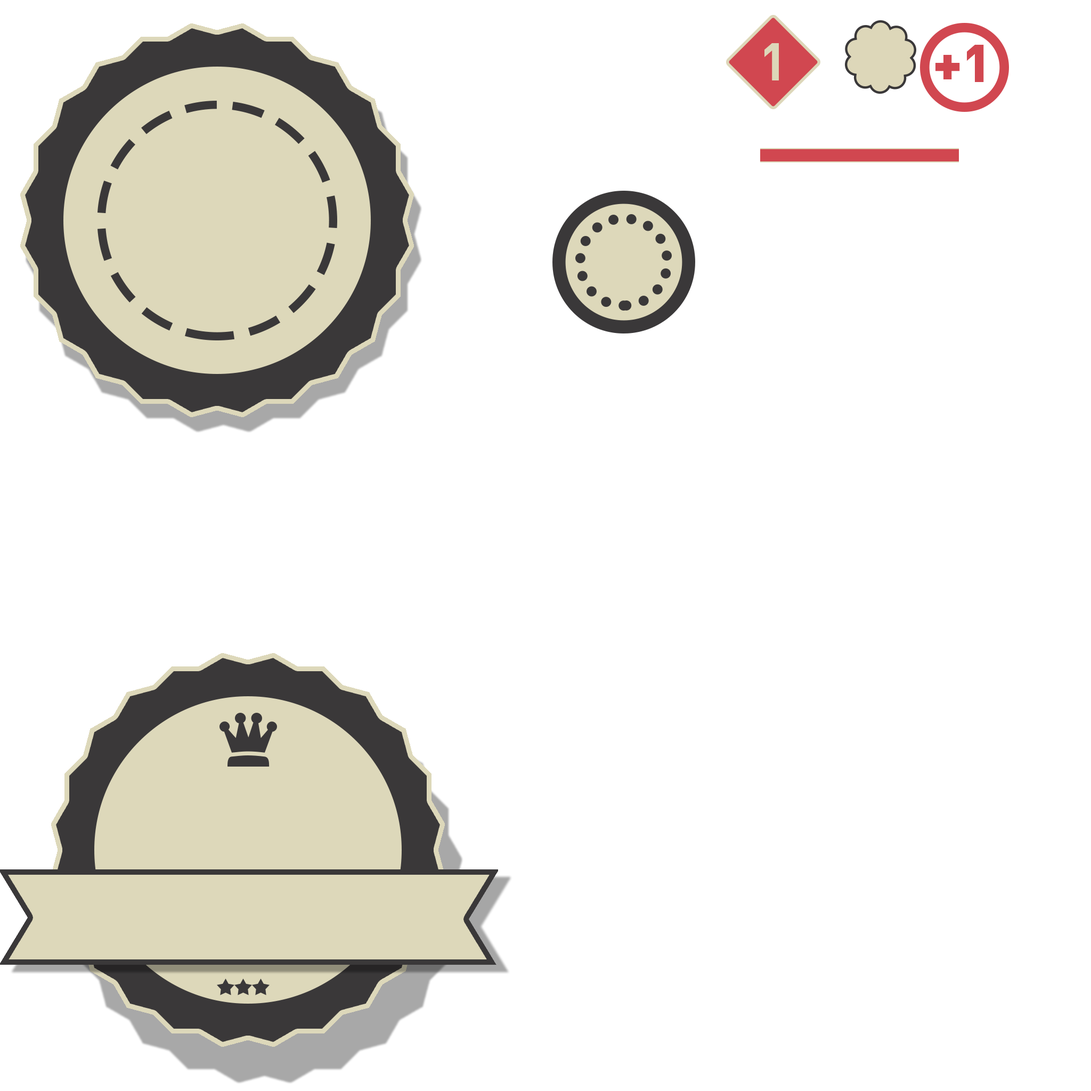
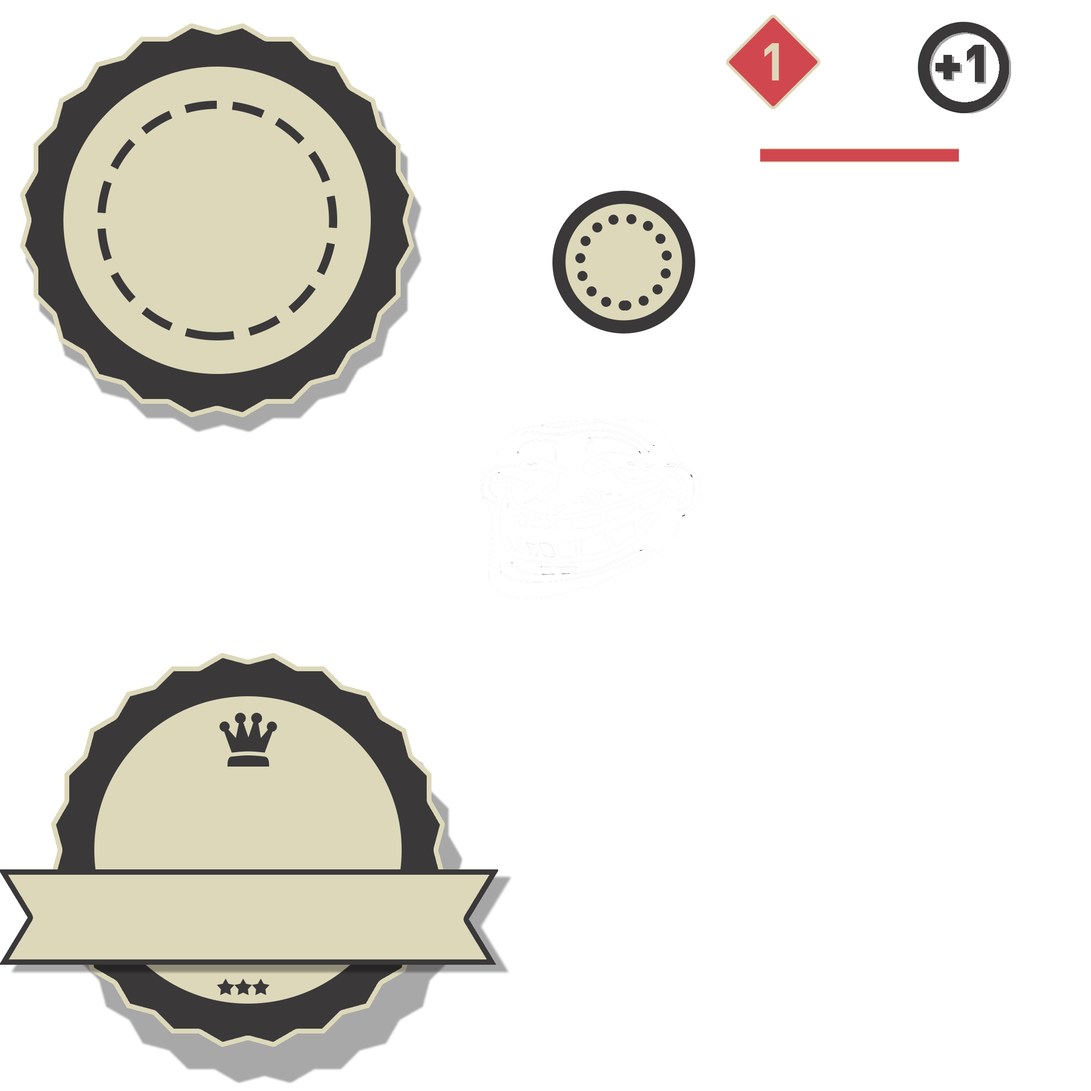
Comparing the layer stacks of the two w=1091, h=1091 images. Changes:
added layer "Trollface_HD" above "Фигура 6" over <box>474,415,707,604</box>
painted on "+1" over <box>920,22,1010,112</box>
hid "Фигура 1" over <box>845,20,917,94</box>
renamed "Эллипс 4" to "Эллипс 6", painted on it over <box>918,21,1010,113</box>
